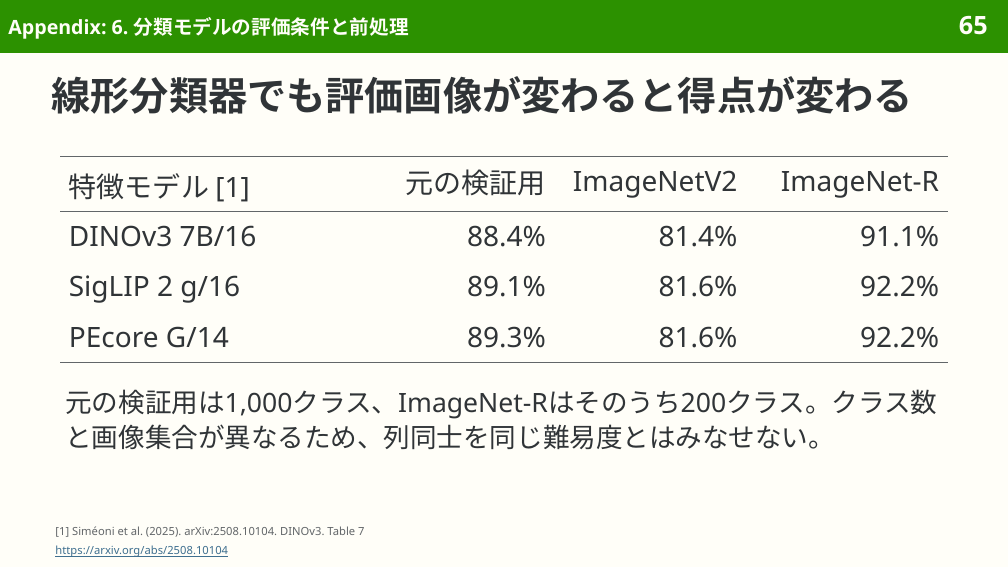
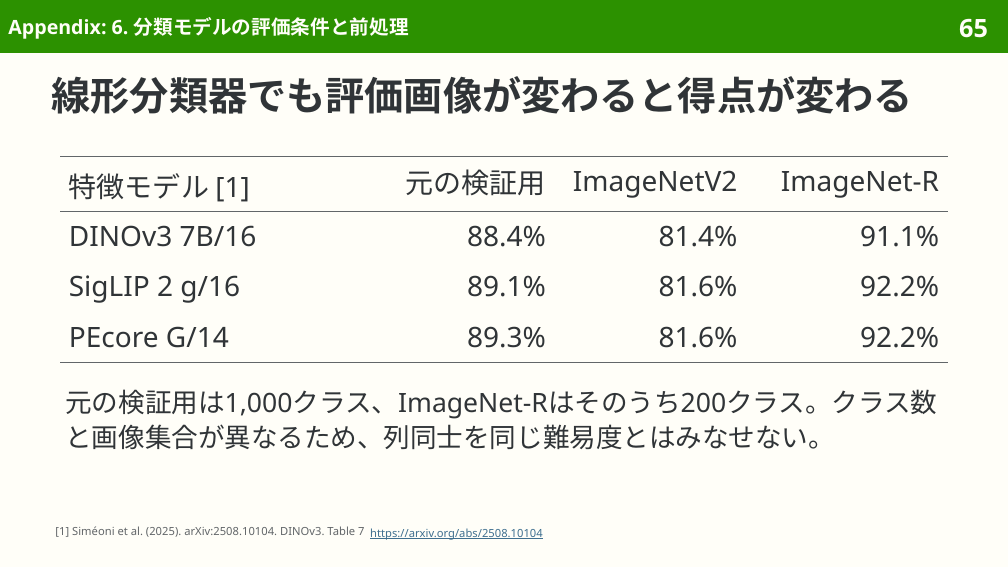
Before and after one commit to sasakiy84/datasets-in-10-minutes, a slide deck: slide 65 of slides/datasets-in-10-minutes-imagenet.pptx. Drawn at 1008x567 pixels with LibreOffice and Linux fonts; fonts in the diff are those of the drawing. Boxes give left, top, right and bottom in pixels: in the first picture for what was removed or moved away, otherwise in the second. Text is boxed around its words. In the diff, an @@ line names an element or a change of style, - is before the commit and + after.

```diff
--- a/slides/datasets-in-10-minutes-imagenet.pptx
+++ b/slides/datasets-in-10-minutes-imagenet.pptx
@@ page number: place and size @@
-page number at [959,15,988,35]
+page number at [959,19,988,38]
@@ text "https://arxiv.org/abs/2508.10104": place and size @@
-text "https://arxiv.org/abs/2508.10104" at [55,545,228,557]
+text "https://arxiv.org/abs/2508.10104" at [370,528,543,540]
```
Also in this commit, not shown: 73 other slides changed, 15 other files.
